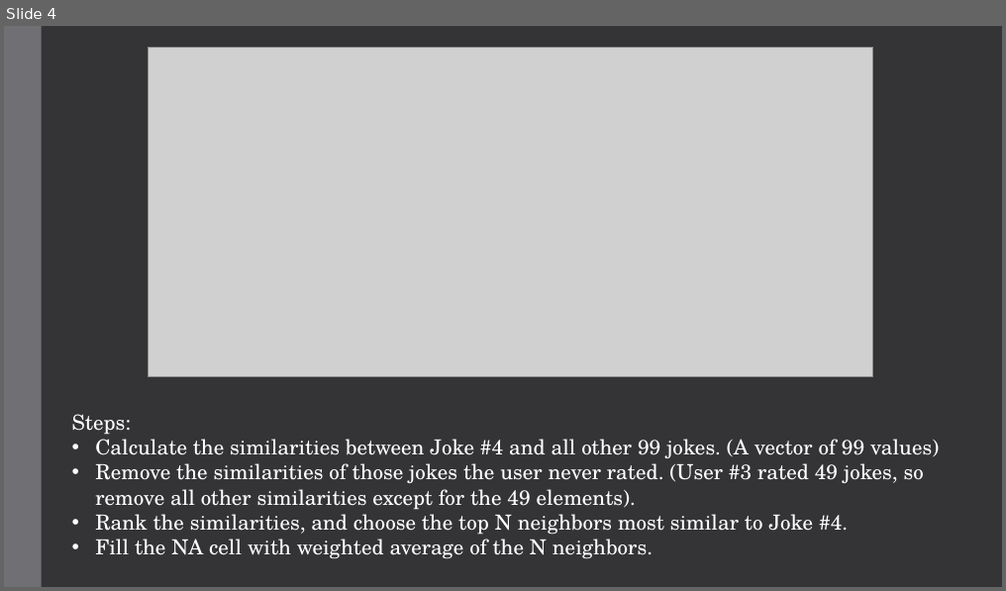
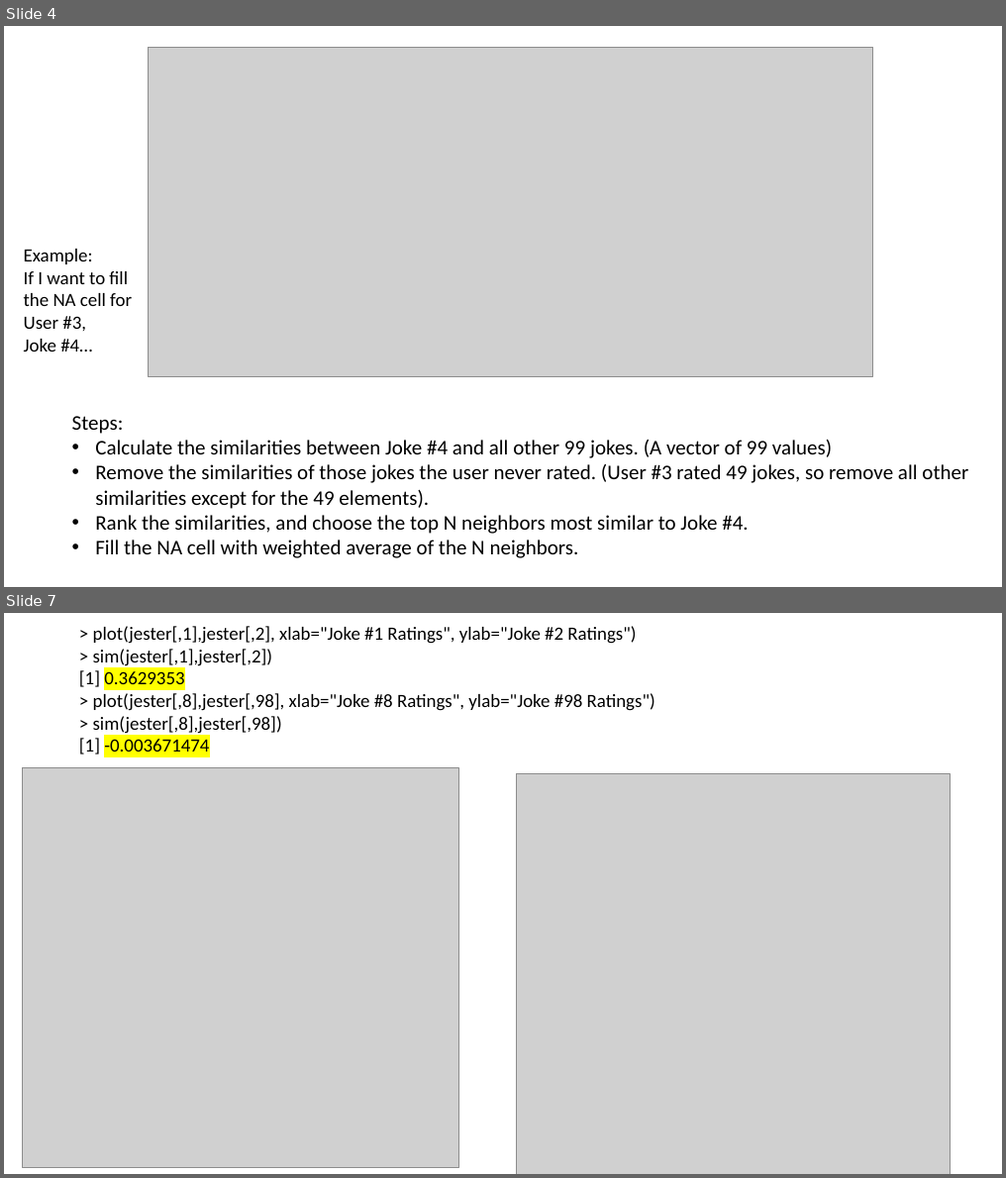
Before and after one commit to Tyllis/Data607, a slide deck: jester-collaborative-filtering.pptx. Shown one above the other, each under a label of ours: slide 4 before the commit, slides 4 and 7 after it; the slides between them are not shown. The pictures are 1006x591 and 1006x1178 pixels, drawn with LibreOffice and Linux fonts; fonts in the diff are those of the drawing; grey boxes stand for pictures; background and template pictures are left out. Boxes give left, top, right and bottom in pixels: in the first picture for what was removed or moved away, otherwise in the second. Text is boxed around its words. In the diff, an @@ line names an element or a change of style, - is before the commit and + after.

```diff
--- a/jester-collaborative-filtering.pptx
+++ b/jester-collaborative-filtering.pptx
@@ slide 7 added at box(4, 613, 1002, 1174), background #FFFFFF @@
@@ text added at box(79, 626, 655, 755), 18 pt, text #000000 @@
+> plot(jester[,1],jester[,2], xlab="Joke #1 Ratings", ylab="Joke #2 Ratings")
+> sim(jester[,1],jester[,2])
+[1] 0.3629353
+> plot(jester[,8],jester[,98], xlab="Joke #8 Ratings", ylab="Joke #98 Ratings")
+> sim(jester[,8],jester[,98])
+[1] -0.003671474
@@ picture added at box(22, 768, 459, 1167) @@
@@ picture added at box(517, 774, 950, 1174) @@
@@ slide 4 changed as well @@
@@ background #353537 to #FFFFFF @@
@@ rectangle removed at box(4, 26, 42, 587) @@
@@ text added at box(24, 249, 132, 352), 18 pt, text #000000 @@
+Example:
+If I want to fill
+the NA cell for
+User #3,
+Joke #4…
@@ text "Steps:" at box(72, 416, 968, 559): font TeX Gyre Schola to Calibri, text colour #FFFFFF to #000000 @@
```
Also in this commit, not shown: 3 other slides changed, 5 other slides added, 1 slide removed.
